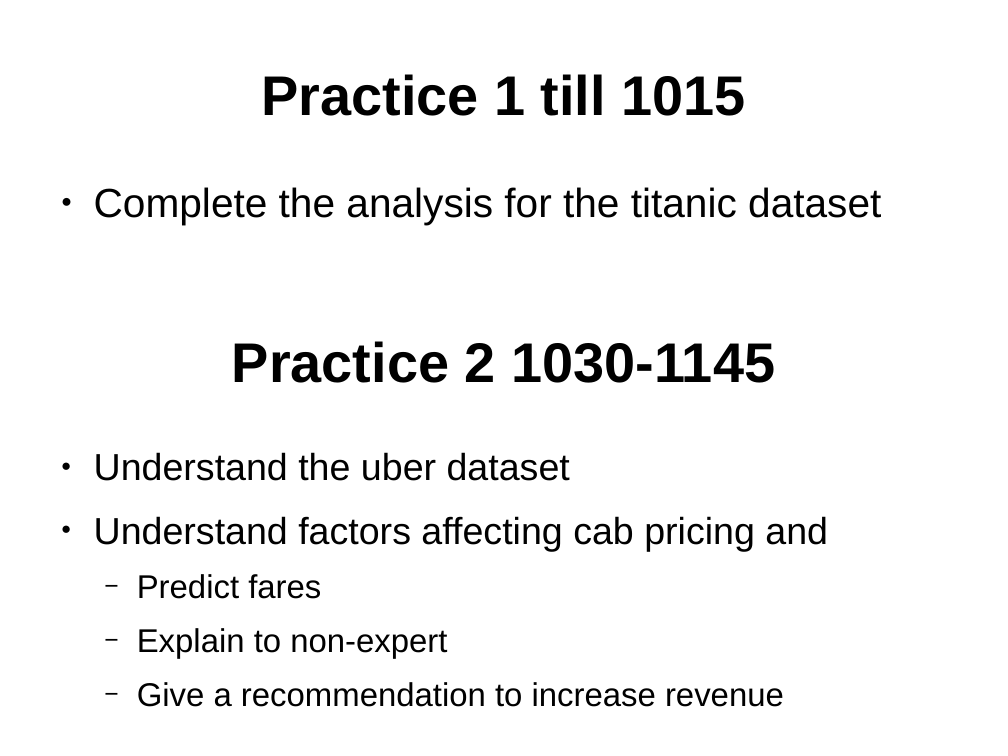
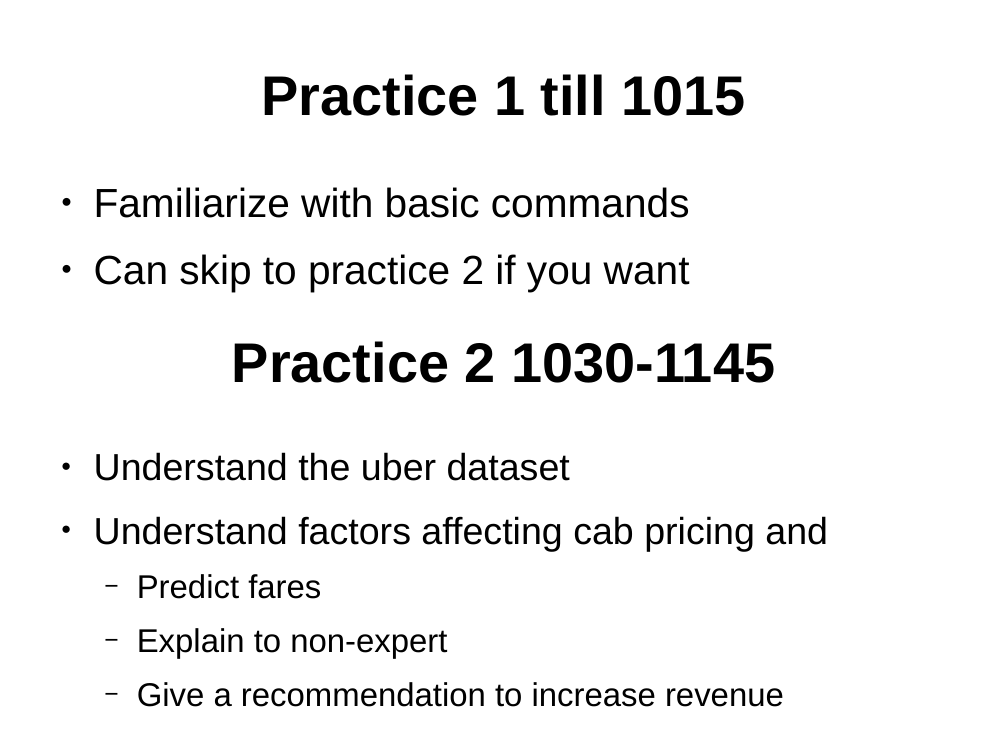
Before and after one commit to leexa90/ML_course_BII, a slide deck: slide 22 of opening_slides.odp (slide 21 before the commit). Drawn at 1008x756 pixels with LibreOffice and Linux fonts; fonts in the diff are those of the drawing. Boxes give left, top, right and bottom in pixels: in the first picture for what was removed or moved away, otherwise in the second. Text is boxed around its words. In the diff, an @@ line names an element or a change of style, - is before the commit and + after.

```diff
--- a/opening_slides.odp
+++ b/opening_slides.odp
@@ text at (94,187,690,292): text changed @@
-● Complete the analysis for the titanic dataset
+● Familiarize with basic commands
+● Can skip to practice 2 if you want
```
Also in this commit, not shown: 5 other slides changed, 1 slide added, 4 other files.
